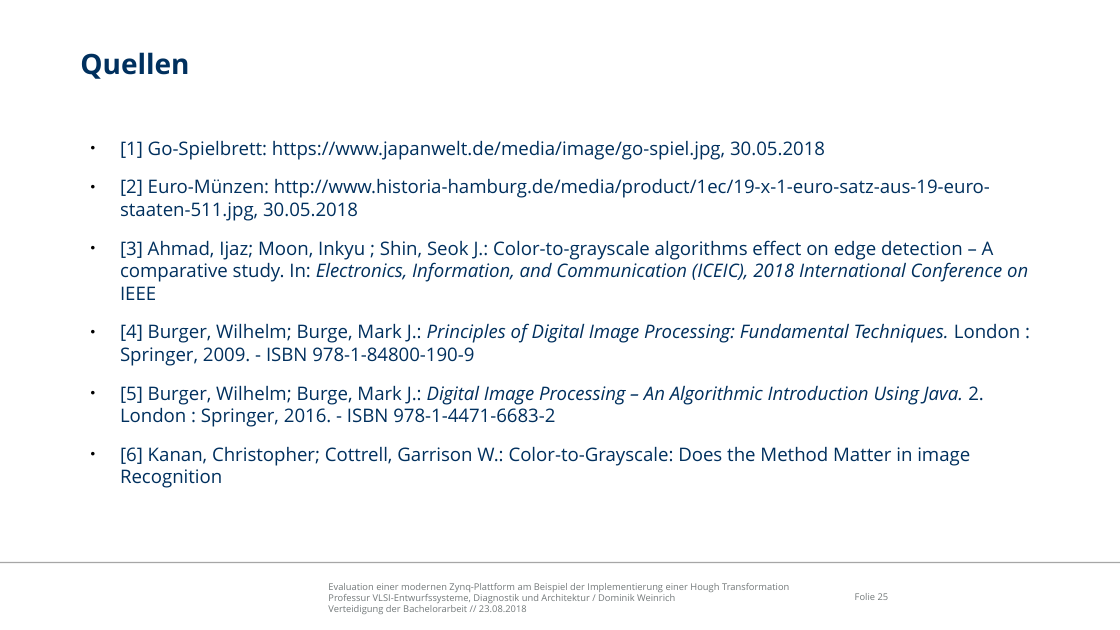
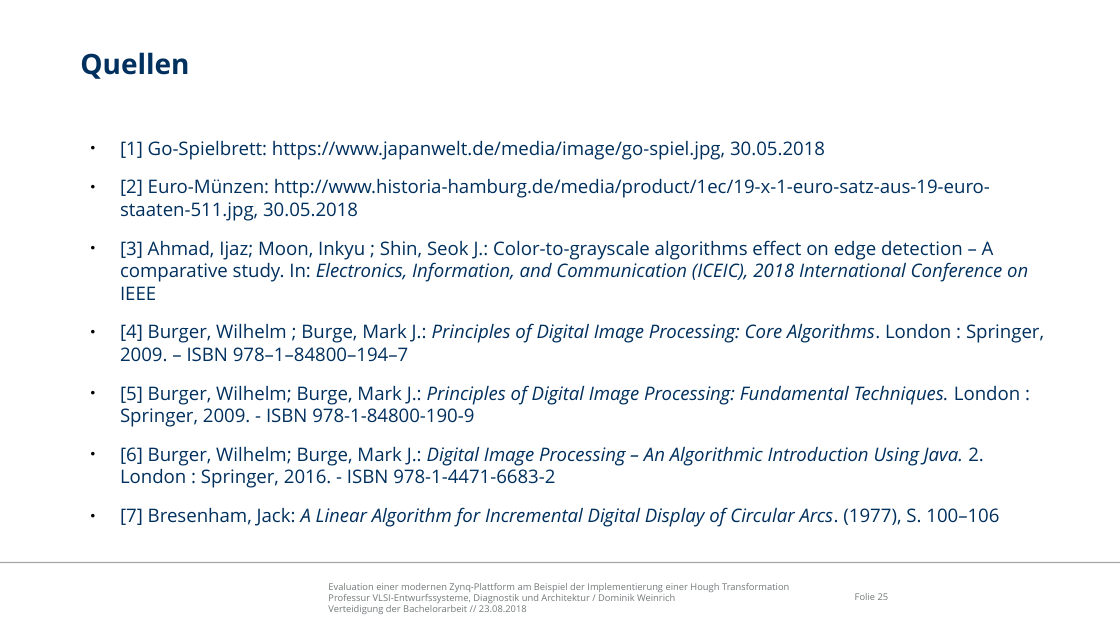
Before and after one commit to freeDom-/hough, a slide deck: slide 25 of Verteidigung/Verteidigung.odp. Drawn at 1120x630 pixels with LibreOffice and Linux fonts; fonts in the diff are those of the drawing; background and template pictures are left out. Boxes give left, top, right and bottom in pixels: in the first picture for what was removed or moved away, otherwise in the second. Text is boxed around its words. In the diff, an @@ line names an element or a change of style, - is before the commit and + after.

```diff
--- a/Verteidigung/Verteidigung.odp
+++ b/Verteidigung/Verteidigung.odp
@@ text at (120, 323, 1044, 527): text changed @@
-● [4] Burger, Wilhelm; Burge, Mark J.: Principles of Digital Image Processing: Fundamental Techniques. London : Springer, 2009. - ISBN 978-1-84800-190-9
-● [5] Burger, Wilhelm; Burge, Mark J.: Digital Image Processing – An Algorithmic Introduction Using Java. 2. London : Springer, 2016. - ISBN 978-1-4471-6683-2
-● [6] Kanan, Christopher; Cottrell, Garrison W.: Color-to-Grayscale: Does the Method Matter in image Recognition
+● [4] Burger, Wilhelm ; Burge, Mark J.: Principles of Digital Image Processing: Core Algorithms. London : Springer, 2009. – ISBN 978–1–84800–194–7
+● [5] Burger, Wilhelm; Burge, Mark J.: Principles of Digital Image Processing: Fundamental Techniques. London : Springer, 2009. - ISBN 978-1-84800-190-9
+● [6] Burger, Wilhelm; Burge, Mark J.: Digital Image Processing – An Algorithmic Introduction Using Java. 2. London : Springer, 2016. - ISBN 978-1-4471-6683-2
+● [7] Bresenham, Jack: A Linear Algorithm for Incremental Digital Display of Circular Arcs. (1977), S. 100–106
```
Also in this commit, not shown: 5 other slides changed, 6 slides added, 2 slides removed, 1 other file.
